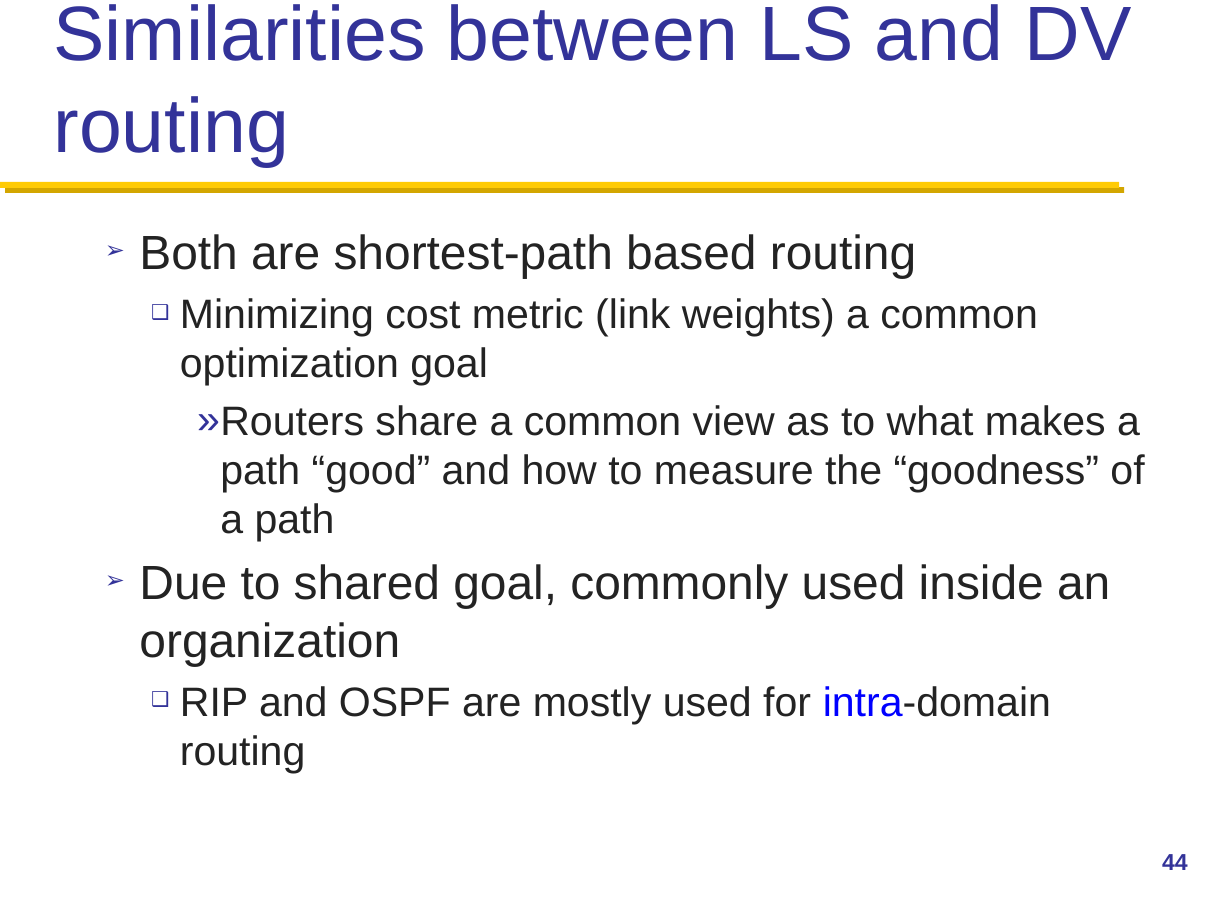
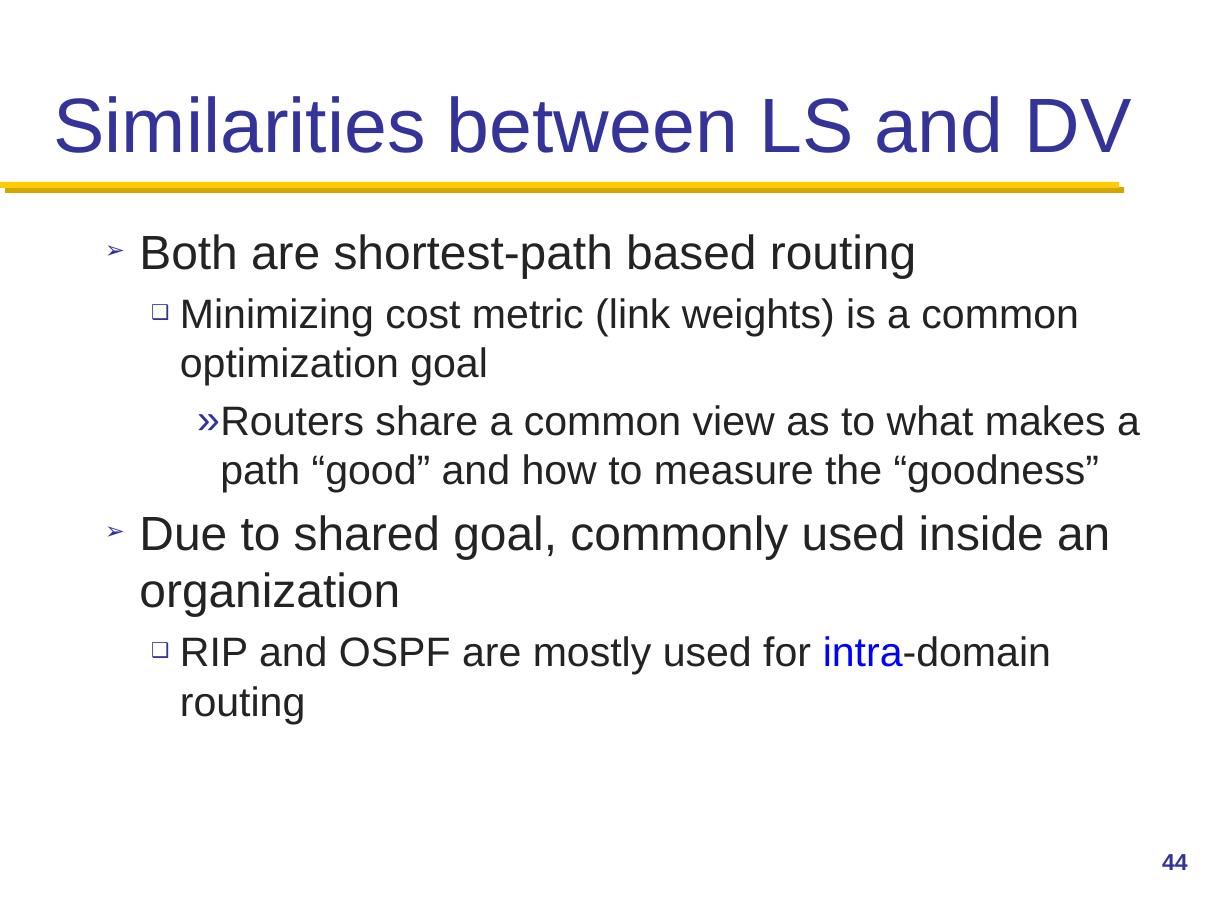
Before and after one commit to henryhxu/CSCI4430-ESTR4120, a slide deck: slide 44 of lec/lec13.pptx. Drawn at 1232x924 pixels with LibreOffice and Linux fonts; fonts in the diff are those of the drawing; background and template pictures are left out. Boxes give left, top, right and bottom in pixels: in the first picture for what was removed or moved away, otherwise in the second. Text is boxed around its words. In the diff, an @@ line names an element or a change of style, - is before the commit and + after.

Commit message:
lec13 updated

```diff
--- a/lec/lec13.pptx
+++ b/lec/lec13.pptx
@@ title at bbox=[53, 96, 1132, 153]: text changed @@
-Similarities between LS and DV routing
+Similarities between LS and DV
@@ text at bbox=[180, 298, 1140, 492]: text changed @@
-  ❑ Minimizing cost metric (link weights) a common optimization goal
-    » Routers share a common view as to what makes a path “good” and how to measure the “goodness” of a path
+  ❑ Minimizing cost metric (link weights) is a common optimization goal
+    » Routers share a common view as to what makes a path “good” and how to measure the “goodness”
```
Also in this commit, not shown: 4 other slides changed.
